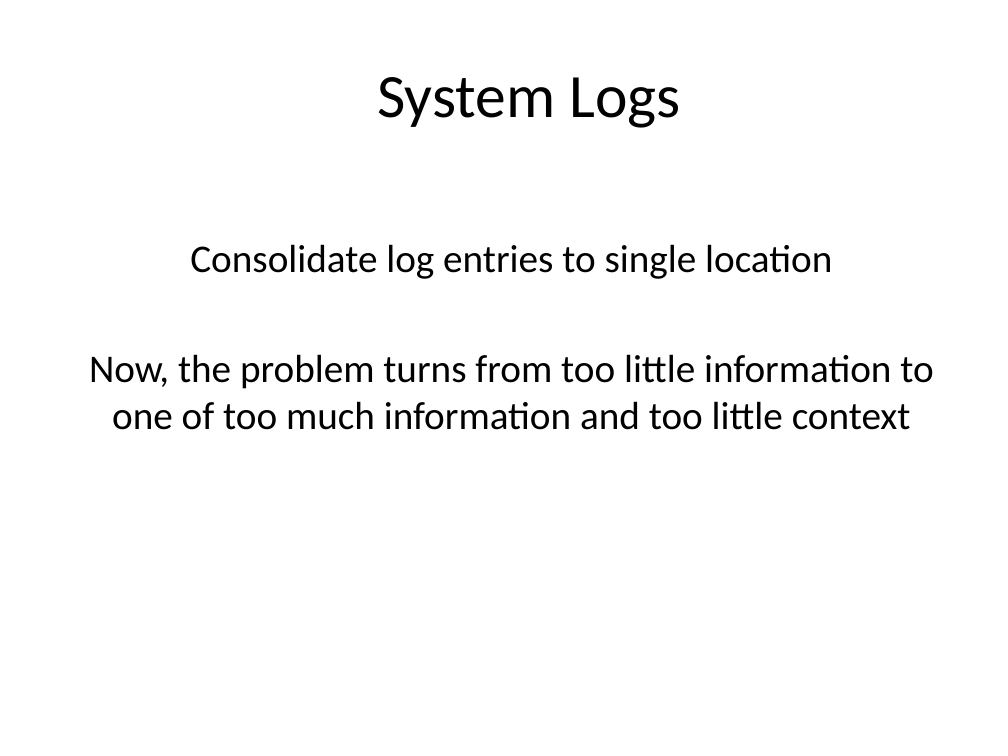
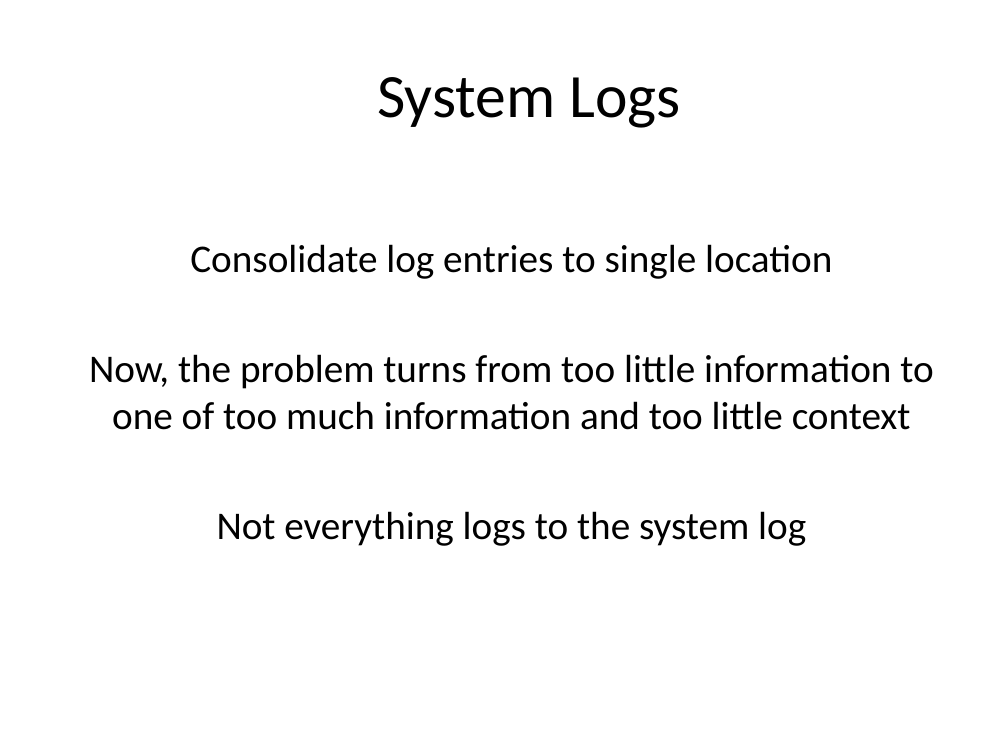
Before and after one commit to mtscout6/my-presentations, a slide deck: slide 5 of Logstash/Logstash slide deck.pptx (slide 3 before the commit). Drawn at 1008x756 pixels with LibreOffice and Linux fonts; fonts in the diff are those of the drawing; background and template pictures are left out. Boxes give left, top, right and bottom in pixels: in the first picture for what was removed or moved away, otherwise in the second. Text is boxed around its words. In the diff, an @@ line names an element or a change of style, - is before the commit and + after.

```diff
--- a/Logstash/Logstash slide deck.pptx
+++ b/Logstash/Logstash slide deck.pptx
@@ text at [217,511,806,546]: paragraph added @@
+Not everything logs to the system log
```
Also in this commit, not shown: 4 other slides changed, 5 slides added, 1 other file.
